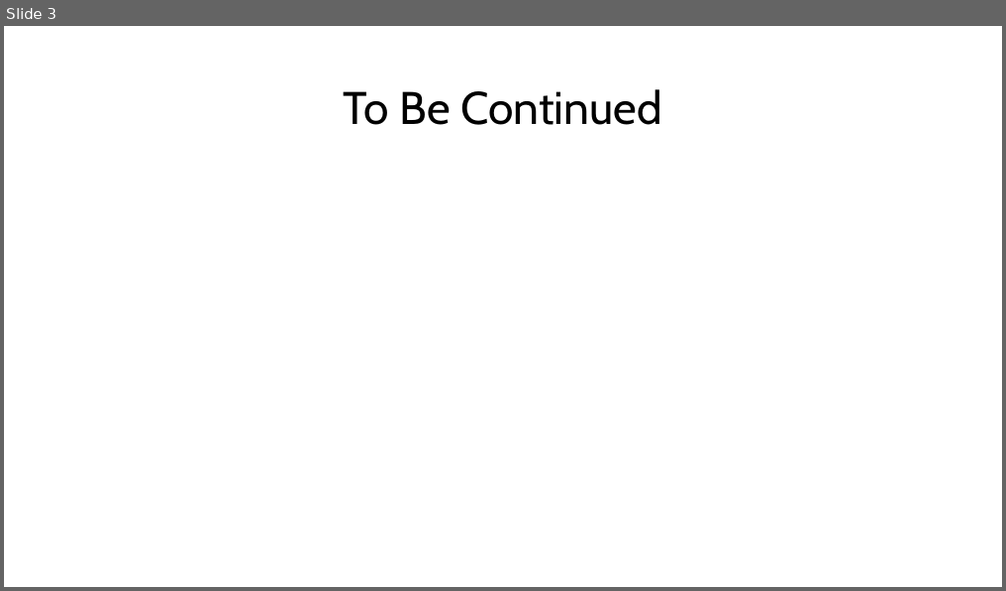
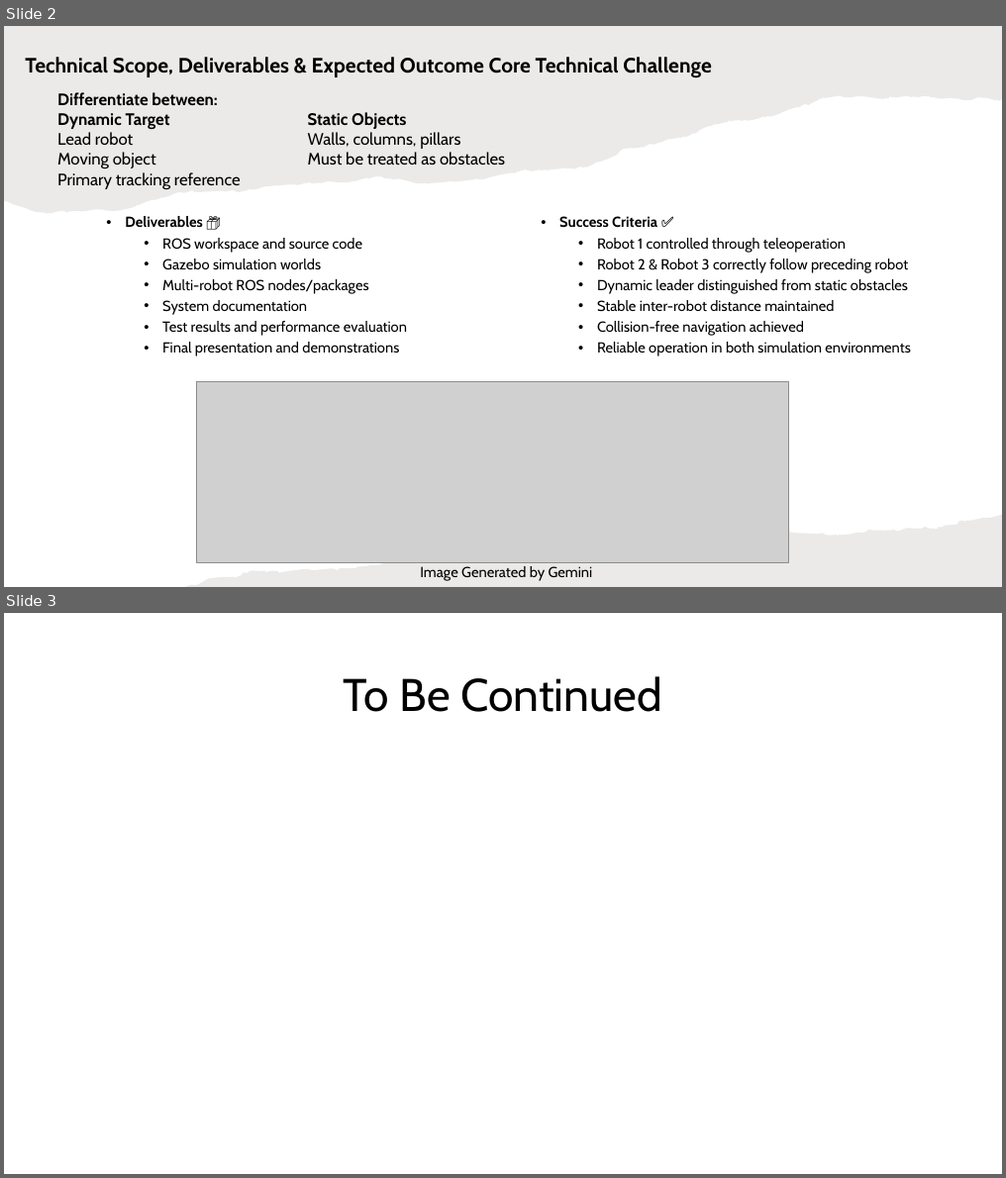
Before and after one commit to abhishekrjanagoudar/ros2_ws, a slide deck: TurtleBot3 Burger Nav2 Project.pptx. Shown one above the other, each under a label of ours: slide 3 before the commit, slides 2 and 3 after it. The pictures are 1006x591 and 1006x1178 pixels, drawn with LibreOffice and Linux fonts; fonts in the diff are those of the drawing; grey boxes stand for pictures. Boxes give left, top, right and bottom in pixels: in the first picture for what was removed or moved away, otherwise in the second. Text is boxed around its words. In the diff, an @@ line names an element or a change of style, - is before the commit and + after.

```diff
--- a/TurtleBot3 Burger Nav2 Project.pptx
+++ b/TurtleBot3 Burger Nav2 Project.pptx
@@ slide 2 added at <box>4,26,1002,587</box>, background #FFFFFF @@
@@ freeform shape added at <box>4,26,1002,214</box>, fill #82766A at 15% opacity @@
@@ title added at <box>25,57,712,78</box>, 20 pt, text #000000, bold @@
+Technical Scope, Deliverables & Expected Outcome Core Technical Challenge
@@ text added at <box>57,92,505,189</box>, 16 pt, text #000000 @@
+Differentiate between:
+Dynamic Target
+Lead robot
+Moving object
+Primary tracking reference
+Static Objects
+Walls, columns, pillars
+Must be treated as obstacles
@@ text added at <box>125,216,910,357</box>, 14 pt, text #000000 @@
+• Deliverables 📦
+  • ROS workspace and source code
+  • Gazebo simulation worlds
+  • Multi-robot ROS nodes/packages
+  • System documentation
+  • Test results and performance evaluation
+  • Final presentation and demonstrations
+• Success Criteria ✅
+  • Robot 1 controlled through teleoperation
+  • Robot 2 & Robot 3 correctly follow preceding robot
+  • Dynamic leader distinguished from static obstacles
+  • Stable inter-robot distance maintained
+  • Collision-free navigation achieved
+  • Reliable operation in both simulation environments
@@ picture added at <box>196,382,789,563</box> @@
@@ freeform shape added at <box>186,515,1002,587</box>, fill #82766A at 15% opacity @@
@@ text added at <box>420,567,593,581</box>, 14 pt, text #000000 @@
+Image Generated by Gemini
```
Also in this commit, not shown: 1 slide changed, 1 slide removed, 16 other files.
